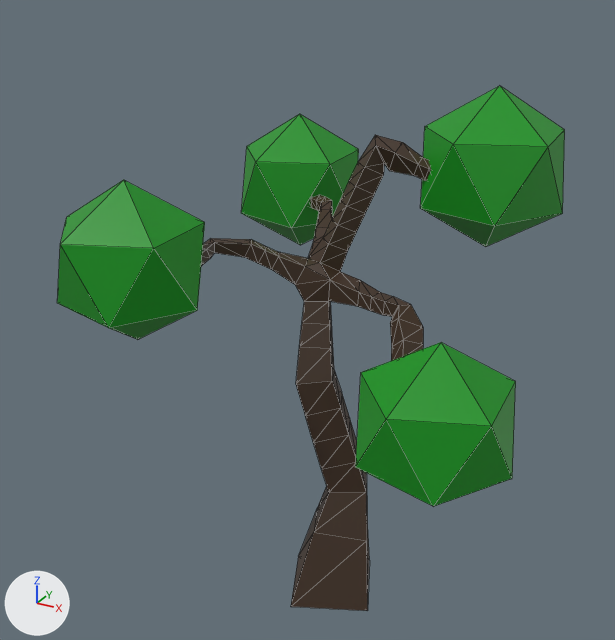
An edit to the glTF model assets/assets/ASSET_TREE.glb, drawn before and after from the same camera.
Before and after are seen from a 50 mm camera at (2.04, -4.1, 3.94) aimed at (-0.33, 0.21, 1.78). The axes (+X, +Y, +Z) are drawn at lower left. The lights are the same throughout. The older version comes first. Mesh edges are drawn as thin lines. Vertices at exactly the same position are counted once.

Objects in the first picture: 'ASSET_TREE.000|0'.
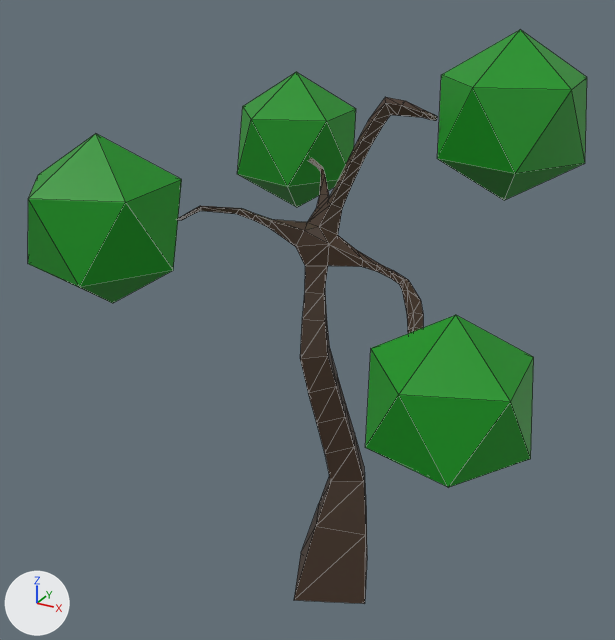
Location of each change, (x1, y1, x2, y2) in pixels of the pictures (615 x 640 px; the box of a moved part takes in the faces that stretch with it):
'ASSET_TREE.000|0', reshaped (10% wider, 10% taller)
    before: (57, 86, 565, 611)
    after: (28, 29, 587, 604)
part 1 of me_icosphere_003, moved or reshaped
    before: (241, 114, 359, 245)
    after: (237, 72, 356, 207)
part 2 of me_icosphere_003, moved or reshaped
    before: (355, 342, 516, 507)
    after: (365, 315, 534, 487)
part 3 of me_icosphere_003, moved or reshaped
    before: (421, 86, 565, 247)
    after: (437, 29, 587, 200)
part 4 of me_icosphere_003, moved or reshaped
    before: (57, 180, 205, 339)
    after: (28, 134, 182, 303)
part 5 of me_icosphere_003, moved or reshaped
    before: (201, 135, 431, 611)
    after: (178, 97, 437, 604)

Diff of the bpy script that builds the scene:
```diff
--- a/assets/assets/ASSET_TREE.glb.py
+++ b/assets/assets/ASSET_TREE.glb.py
@@ me_icosphere_003 @@
 # used by ob_asset_tree_000_0; location = (0.0, 0.0, 0.0)
-me_icosphere_003.from_pydata(...)  # 243 vertices, 466 faces; spans x -1.46..1.18, y -1.01..1.54, z 0.0..3.22
+me_icosphere_003.from_pydata(...)  # 243 vertices, 466 faces; spans x -1.57..1.27, y -1.08..1.67, z 0.03..3.51
+# me_icosphere_003 part 1: the loose piece of 12 vertices spanning x -1.32..-0.47, y 0.71..1.54, z 1.91..2.87 is scaled about its middle by 1.02, then moved by (-0.09, 0.12, 0.25)
+# me_icosphere_003 part 2: the loose piece of 12 vertices spanning x 0.33..1.18, y -0.77..0.06, z 1.15..2.11 is moved by (0.08, -0.04, 0.17)
+# me_icosphere_003 part 3: the loose piece of 12 vertices spanning x 0.18..1.04, y 0.34..1.17, z 2.26..3.22 is scaled about its middle by 1.02, then moved by (0.06, 0.08, 0.29)
+# me_icosphere_003 part 4: the loose piece of 12 vertices spanning x -1.46..-0.6, y -1.01..-0.18, z 1.82..2.77 is scaled about its middle by 1.02, then moved by (-0.11, -0.06, 0.24)
+# me_icosphere_003 part 5: 195 of 243 vertices moved; they spanned x -0.96..0.57, y -0.43..1.22, z 0.0..2.92 and now span x -1.0..0.54, y -0.34..1.26, z 0.03..3.13; mean shift (-0.03, 0.03, 0.22); largest move (0.35, 0.52, 2.66) -> (0.3, 0.58, 3.02)
 me_icosphere_003.materials.append(mat_material_001)
```
